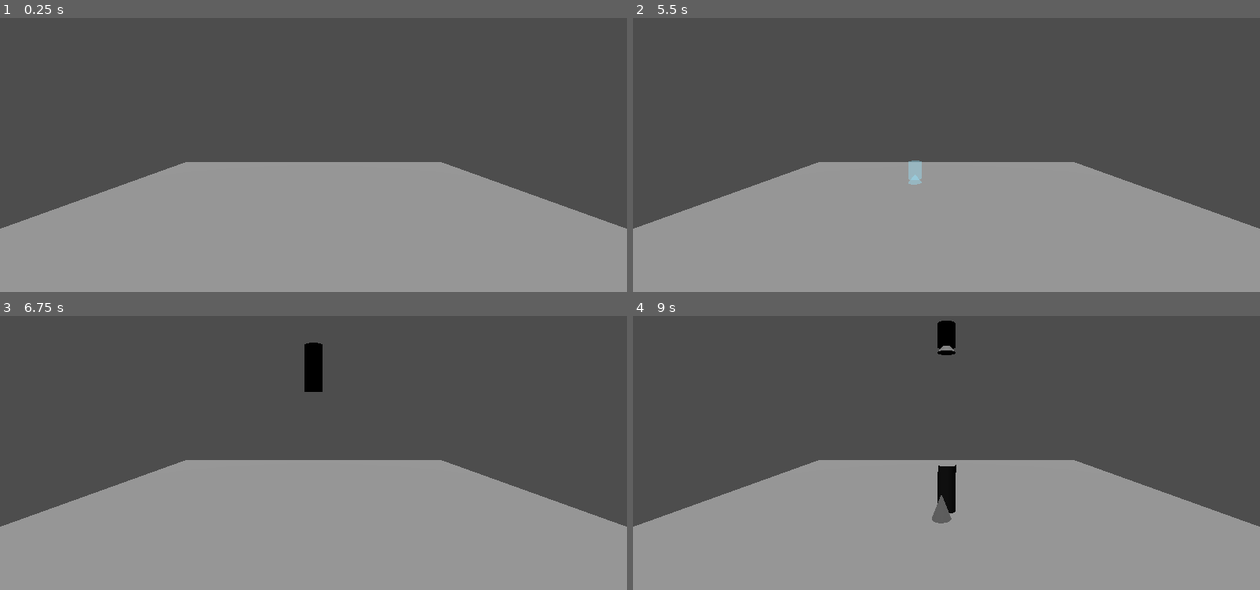
Above: before the commit, frames 1-4 (two rows, left to right).
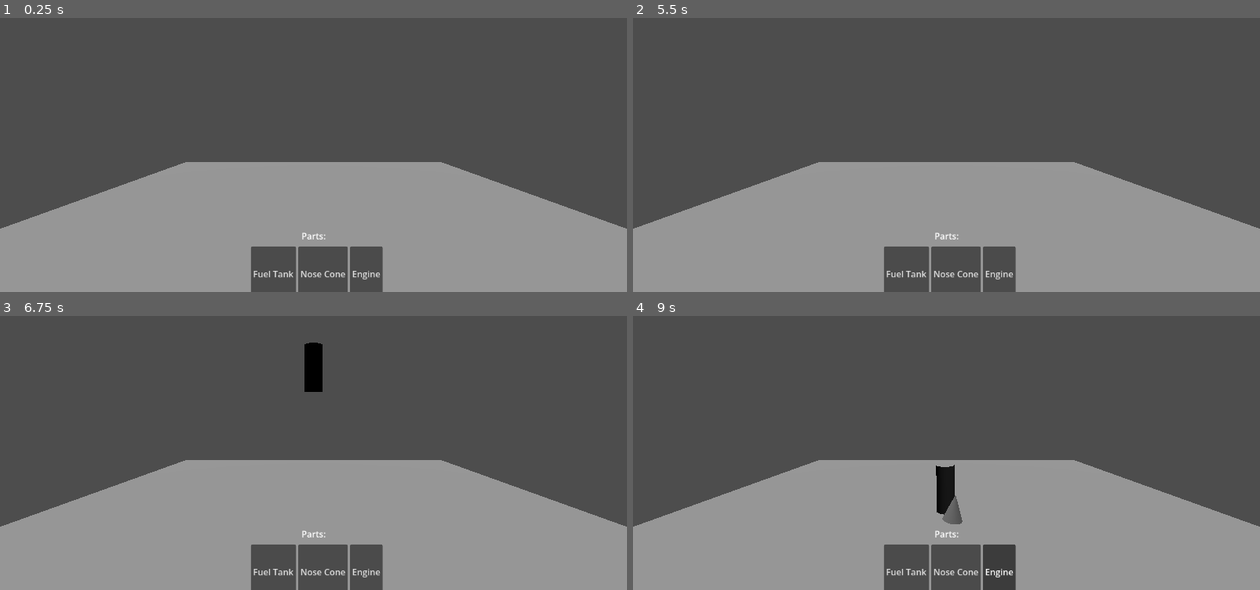
Above: after the commit, the same moments.

Repository: lukeychen6-ship-it/modular-parts-test
Game: Godot game, scene res://RocketBuilder.tscn
Same seed, same stepped clock (60 frames per second), same inputs: the game is played once before the commit and once after it.
Inputs (mouse positions are in pixels of both pictures, inside the frame that each line leads up to):
- Up to frame 1 (0.25 s): no input
- Up to frame 2 (5.5 s): click (908, 272) at 0.5 s, where only the run after the commit has a clickable "Fuel Tank"; click (959, 272) at 1.25 s, where only the run after the commit has a clickable "Nose Cone"; click (996, 272) at 2 s, where only the run after the commit has a clickable "Engine"; tap Enter at 2.75, 4.25 s; move the mouse to (1084, 97) at 2.77 s; hold Space (thrust) 2.78-3.53 s; hold L (launch) 2.78-3.53 s; click (1084, 97) at 2.92 s; tap 3 (select_3) at 3.05, 3.6, 5.3 s; move the mouse to (821, 133) at 3.52 s; click (821, 133) at 3.67 s; tap 0 (clear_part, bound only after the commit) at 3.8 s; move the mouse to (1009, 39) at 4.27 s; hold 0 (clear_part, bound only after the commit) 4.28-5.03 s; hold Space (thrust) from 4.28 s (still down); click (1009, 39) at 4.42 s; tap L (launch) at 4.55, 5.1 s; move the mouse to (915, 187) at 5.02 s; click (915, 187) at 5.17 s
- Up to frame 3 (6.75 s): move the mouse to (501, 466) at 5.77 s; release Space (thrust) at 5.78 s; hold 1 (select_1) 5.78-6.53 s; click (501, 466) at 5.92 s; tap 0 (clear_part, bound only after the commit) at 6.05 s; tap Enter at 6.5 s; move the mouse to (125, 362) at 6.52 s; tap 2 (select_2) at 6.6 s; click (125, 362) at 6.67 s
- Up to frame 4 (9 s): tap L (launch) at 6.8 s; move the mouse to (977, 414) at 7.27 s; hold 3 (select_3) 7.28-8.03 s; click (977, 414) at 7.42 s; move the mouse to (852, 326) at 8.02 s; hold Space (thrust) from 8.03 s (still down); tap 0 (clear_part, bound only after the commit) at 8.1 s; click (852, 326) at 8.17 s; move the mouse to (1084, 395) at 8.77 s; hold L (launch) from 8.78 s (still down); click (1084, 395) at 8.92 s

The runs differ from the first frame. In frame 1, 3.3% of the frame differs, in the area x 40-62%, y 78-100%; in frame 2, 3.5%; in frame 3, 3.3%; in frame 4, 4.0%, in the area x 40-62%, y 1-100%.

Commit message:
7/27
- Added Buttons
- Added Clear Part Feature

Diff:
--- a/RocketBuilder.tscn
+++ b/RocketBuilder.tscn
@@ -6,6 +6,7 @@
 [ext_resource type="PackedScene" uid="uid://cofdesbk3t8j7" path="res://NoseCone.tscn" id="2_xvabq"]
 [ext_resource type="PackedScene" uid="uid://byh0vvkflj2ya" path="res://FuelTank.tscn" id="3_v6vo6"]
 [ext_resource type="PackedScene" uid="uid://cxgaovv3f62o5" path="res://BuildManager.tscn" id="6_7s7gv"]
+[ext_resource type="Script" uid="uid://c7avyorp2xfkn" path="res://parts_menu.gd" id="7_l6gie"]
 
 [sub_resource type="BoxShape3D" id="BoxShape3D_7s7gv"]
 size = Vector3(50, 1, 50)
@@ -45,3 +46,30 @@
 
 [node name="DirectionalLight3D" type="DirectionalLight3D" parent="." unique_id=1167938789]
 transform = Transform3D(-1, -8.742278e-08, 0, -3.821371e-15, 4.371139e-08, 1, -8.742278e-08, 1, -4.371139e-08, 0, 16, 0)
+
+[node name="BoxContainer" type="BoxContainer" parent="." unique_id=1884986113]
+anchors_preset = -1
+anchor_left = 0.476
+anchor_top = 0.5
+anchor_right = 0.58500004
+anchor_bottom = 0.629
+offset_left = -548.352
+offset_top = 170.0
+offset_right = 480.07996
+offset_bottom = 187.84
+alignment = 1
+
+[node name="Label" type="Label" parent="BoxContainer" unique_id=1248496312]
+layout_mode = 2
+text = "Parts:"
+
+[node name="PartsMenu" type="BoxContainer" parent="." unique_id=2041891968]
+anchors_preset = -1
+anchor_right = 0.163
+anchor_bottom = 0.116000004
+offset_left = 6.0
+offset_top = 564.0
+offset_right = 970.224
+offset_bottom = 590.36
+alignment = 1
+script = ExtResource("7_l6gie")
--- a/assembly_manager.gd
+++ b/assembly_manager.gd
@@ -1,6 +1,7 @@
 extends Node3D
 
 @onready var controller: RocketController = $RocketController
+@export var engines: Array[RigidBody3D] = []
 
 func _ready() -> void:
 	# Clear safely
@@ -21,6 +22,14 @@
 				break
 	for part in controller.parts:
 		part.add_to_group("rocket_parts")
+func _process(delta: float) -> void:
+	for engine_body in engines:                    # renamed for clarity
+		# Find the EngineComponent child and set throttle on it
+		for child in engine_body.get_children():
+			if child.has_method("apply_thrust"):
+				var elevation: float = child.global_position.y
+				print("Engine elevation: ", elevation)
+
 func _input(event: InputEvent) -> void:
 	if event.is_action_pressed("launch"):
 		print("Launch key pressed!")
--- a/build_manager.gd
+++ b/build_manager.gd
@@ -10,12 +10,17 @@
 var occupied_ports: Array[Marker3D] = []
 var snap_threshold := 4.0
 var unsnap_threshold := 6.0
+var engine_count := 0
 
 @onready var camera := get_viewport().get_camera_3d()
 @onready var assembly_manager = get_tree().get_root().find_child("AssemblyManager", true, false)
+@export var fuel_tank_button: Button
+@export var nose_cone_button: Button
+@export var engine_button: Button
 
 func _ready() -> void:
 	print("✅ BuildManager ready. Camera:", camera != null)
+
 
 func _input(event: InputEvent) -> void:
 	# Select parts with 1, 2, 3
@@ -30,8 +35,16 @@
 		create_ghost()
 
 	if event.is_action_pressed("select_3") and parts_palette.size() > 2:
-		selected_part_type = parts_palette[2]
-		print("✅ SELECTED: Engine")
+		if engine_count < 1:
+			selected_part_type = parts_palette[2]
+			print("✅ SELECTED: Engine")
+			create_ghost()
+		else:
+			print("You can only have one engine")
+
+	if event.is_action_pressed("clear_part"):
+		selected_part_type = null
+		print ("Part cleared")
 		create_ghost()
 
 	# Left-click to place the current ghost
@@ -168,5 +181,7 @@
 	ghost_part = null
 	print("✅ Part placed!")
 	assembly_manager.controller.parts.append(new_part)
+	if selected_part_type == parts_palette[2]:
+		engine_count += 1
 	if new_part.has_method("get_attachment_points"):  # optional
 		print("Added new part to controller")
--- a/engine.gd
+++ b/engine.gd
@@ -14,7 +14,7 @@
 	var force_vector = global_transform.basis.y * thrust_force
 	var nozzle_offset = global_transform.basis.y * -0.5   # tweak as needed
 
-	body.apply_force(force_vector, body.global_position + nozzle_offset)
+	body.apply_central_force(force_vector)
 	# or body.apply_central_force(force_vector) for simpler testing
 	if Engine.get_frames_drawn() % 60 == 0:
 		print("Thrust applied: ", thrust_force)
--- /dev/null
+++ b/fuel_tank_press.gd
@@ -0,0 +1,16 @@
+extends Button
+
+
+# Called when the node enters the scene tree for the first time.
+func _ready():
+	var button = Button.new()
+	button.text = "Test"
+	button.pressed.connect(_button_pressed)
+	add_child(button)
+
+func _button_pressed():
+	print("Hello world!")
+
+# Called every frame. 'delta' is the elapsed time since the previous frame.
+func _process(delta: float) -> void:
+	pass
--- /dev/null
+++ b/parts_menu.gd
@@ -0,0 +1,21 @@
+extends BoxContainer
+
+
+ #Called when the node enters the scene tree for the first time.
+func _ready():
+	var fuel_tank_button = Button.new()
+	var nose_cone_button = Button.new()
+	var engine_button = Button.new()
+	fuel_tank_button.text = "Fuel Tank"
+	nose_cone_button.text = "Nose Cone"
+	engine_button.text = "Engine"
+	fuel_tank_button.pressed.connect(_button_pressed)
+	add_child(fuel_tank_button)
+	add_child(nose_cone_button)
+	add_child(engine_button)
+
+func _button_pressed():
+	print("Hello world!")
+# Called every frame. 'delta' is the elapsed time since the previous frame.
+func _process(delta: float) -> void:
+	pass
--- a/project.godot
+++ b/project.godot
@@ -41,6 +41,11 @@
 "events": [Object(InputEventKey,"resource_local_to_scene":false,"resource_name":"","device":-1,"window_id":0,"alt_press …(191 unchanged characters)…
 ]
 }
+clear_part={
+"deadzone": 0.2,
+"events": [Object(InputEventKey,"resource_local_to_scene":false,"resource_name":"","device":-1,"window_id":0,"alt_pressed":false,"shift_pressed":false,"ctrl_pressed":false,"meta_pressed":false,"pressed":false,"keycode":0,"physical_keycode":48,"key_label":0,"unicode":48,"location":0,"echo":false,"script":null)
+]
+}
 
 [physics]
 
--- a/rocket_controller.gd
+++ b/rocket_controller.gd
@@ -47,6 +47,10 @@
 		joint.set("angular_limit_" + ["x","y","z"][i] + "/lower", 0.0)
 
 	joint.global_transform = bottom_port.global_transform
+
+func create_launch_stats() -> void:
+	# used to create menu for stats (ie altitude, weight, etc)
+	print("placeholder")
 
 func _ready() -> void:
 	set_physics_process(true)
Not shown, added: fuel_tank_press.gd.uid
Not shown, added: parts_menu.gd.uid
